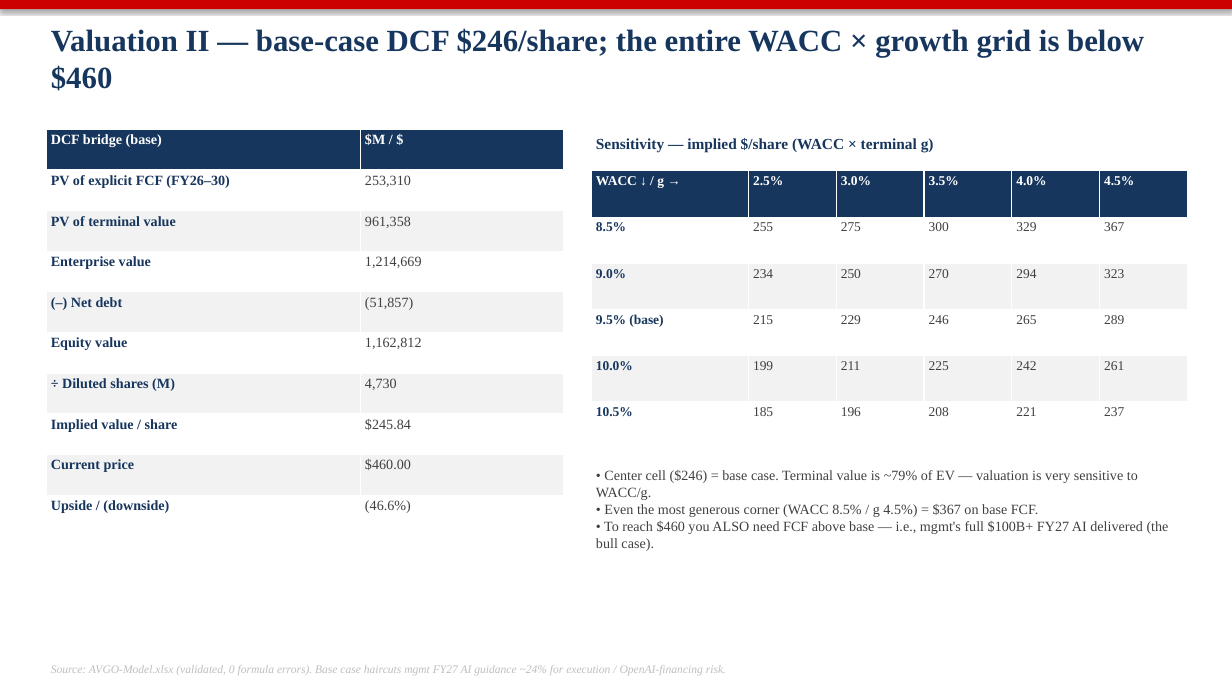
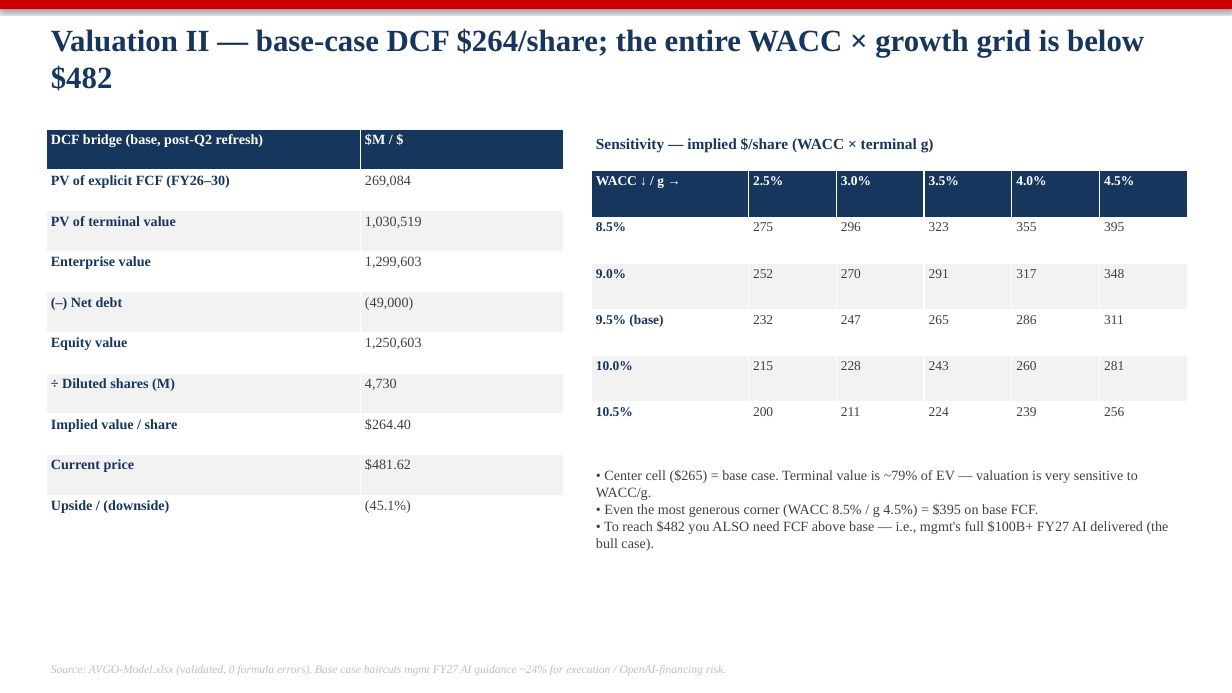
Before and after one commit to gkdlswm5/financial-services, a slide deck: slide 17 of analysis/AVGO/AVGO-Competitive-Analysis.pptx. Drawn at 1232x693 pixels with LibreOffice and Linux fonts; fonts in the diff are those of the drawing. Boxes give left, top, right and bottom in pixels: in the first picture for what was removed or moved away, otherwise in the second. Text is boxed around its words. In the diff, an @@ line names an element or a change of style, - is before the commit and + after.

```diff
--- a/analysis/AVGO/AVGO-Competitive-Analysis.pptx
+++ b/analysis/AVGO/AVGO-Competitive-Analysis.pptx
@@ text at [51, 28, 1144, 91]: text changed @@
-Valuation II — base-case DCF $246/share; the entire WACC × growth grid is below $460
+Valuation II — base-case DCF $264/share; the entire WACC × growth grid is below $482
@@ table at [46, 129, 564, 536] @@
-row 1, column 1: DCF bridge (base)
+row 1, column 1: DCF bridge (base, post-Q2 refresh)
-row 2, column 2: 253,310
+row 2, column 2: 269,084
-row 3, column 2: 961,358
+row 3, column 2: 1,030,519
-row 4, column 2: 1,214,669
+row 4, column 2: 1,299,603
-row 5, column 2: (51,857)
+row 5, column 2: (49,000)
-row 6, column 2: 1,162,812
+row 6, column 2: 1,250,603
-row 8, column 2: $245.84
+row 8, column 2: $264.40
-row 9, column 2: $460.00
+row 9, column 2: $481.62
-row 10, column 2: (46.6%)
+row 10, column 2: (45.1%)
@@ table at [592, 171, 1188, 448] @@
-row 2: 8.5% | 255 | 275 | 300 | 329 | 367
+row 2: 8.5% | 275 | 296 | 323 | 355 | 395
-row 3: 9.0% | 234 | 250 | 270 | 294 | 323
+row 3: 9.0% | 252 | 270 | 291 | 317 | 348
-row 4: 9.5% (base) | 215 | 229 | 246 | 265 | 289
+row 4: 9.5% (base) | 232 | 247 | 265 | 286 | 311
-row 5: 10.0% | 199 | 211 | 225 | 242 | 261
+row 5: 10.0% | 215 | 228 | 243 | 260 | 281
-row 6: 10.5% | 185 | 196 | 208 | 221 | 237
+row 6: 10.5% | 200 | 211 | 224 | 239 | 256
@@ text at [596, 470, 1169, 551]: text changed @@
-• Center cell ($246) = base case. Terminal value is ~79% of EV — valuation is very sensitive to WACC/g.
-• Even the most generous corner (WACC 8.5% / g 4.5%) = $367 on base FCF.
-• To reach $460 you ALSO need FCF above base — i.e., mgmt's full $100B+ FY27 AI delivered (the bull case).
+• Center cell ($265) = base case. Terminal value is ~79% of EV — valuation is very sensitive to WACC/g.
+• Even the most generous corner (WACC 8.5% / g 4.5%) = $395 on base FCF.
+• To reach $482 you ALSO need FCF above base — i.e., mgmt's full $100B+ FY27 AI delivered (the bull case).
```
Also in this commit, not shown: 6 other slides changed, 9 other files.
